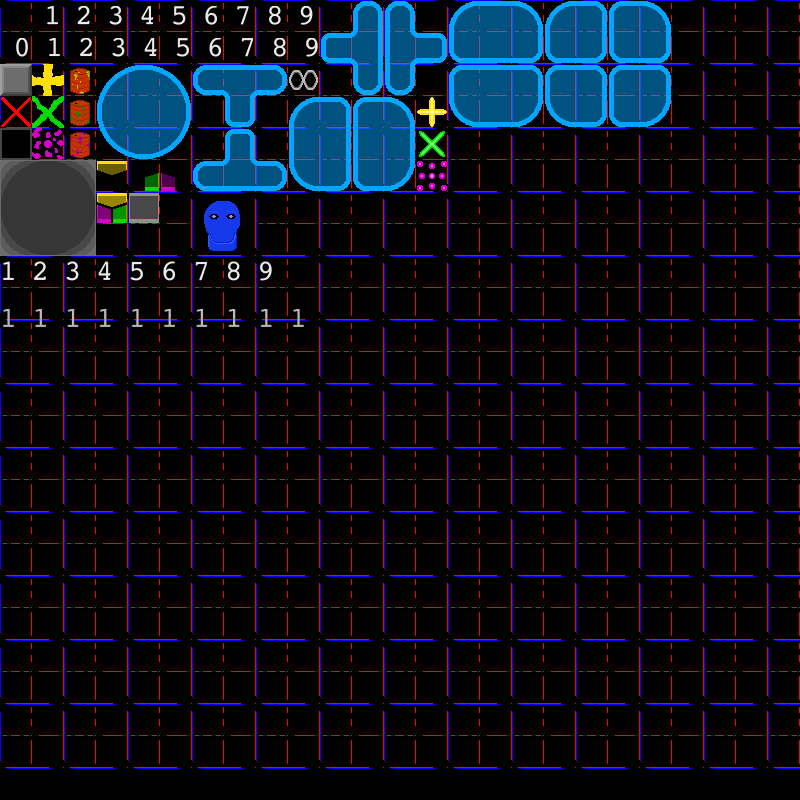
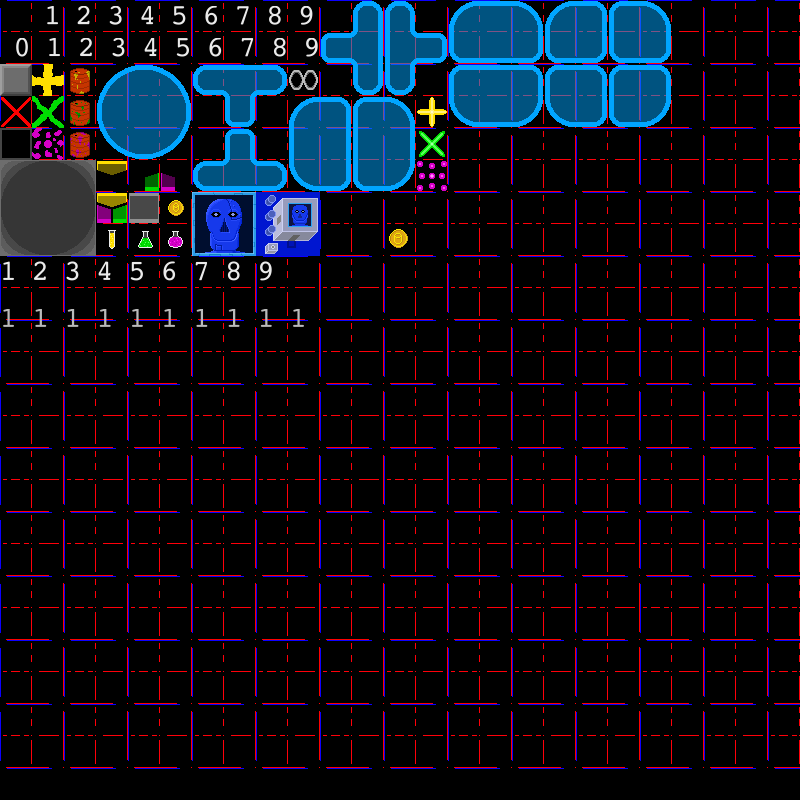
Layered file, before and after one edit (800px x 800px). Changes by layer:
painted on "Calque de dessin 1" over [108, 192, 408, 256]
painted on "grille" over [108, 192, 408, 256]
painted on "Arrière-plan" over [108, 192, 408, 256]
